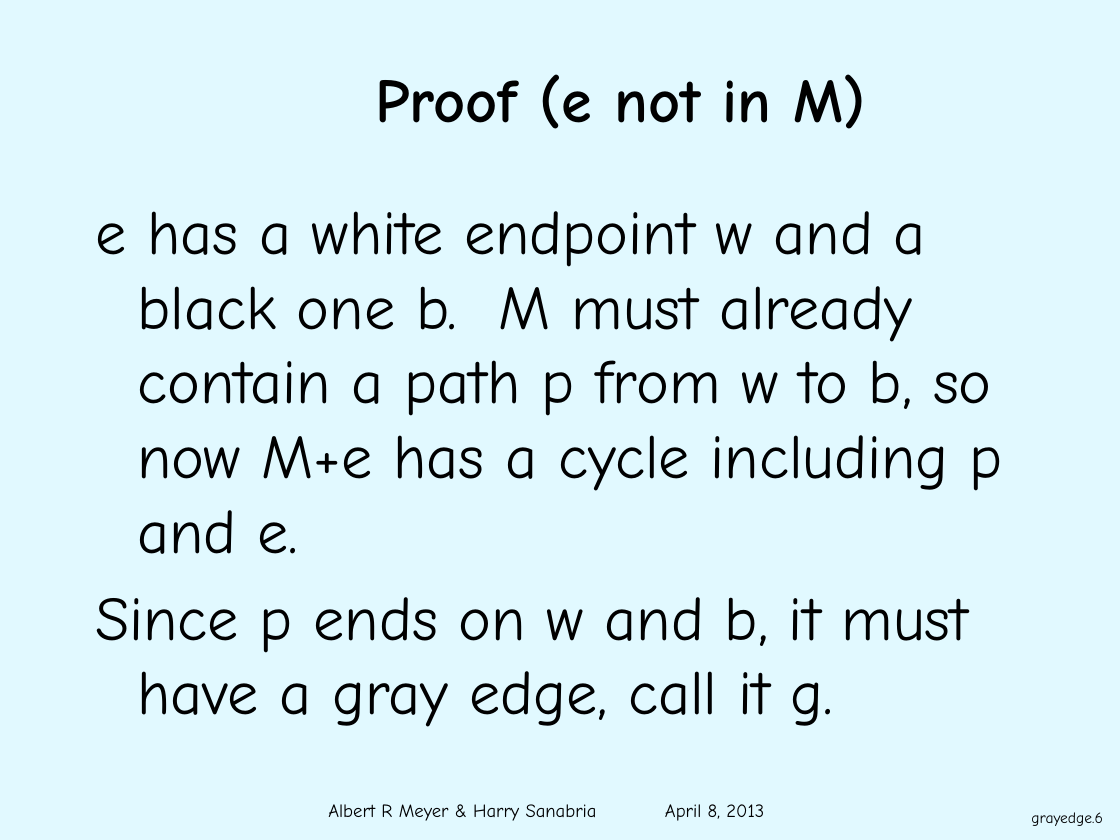
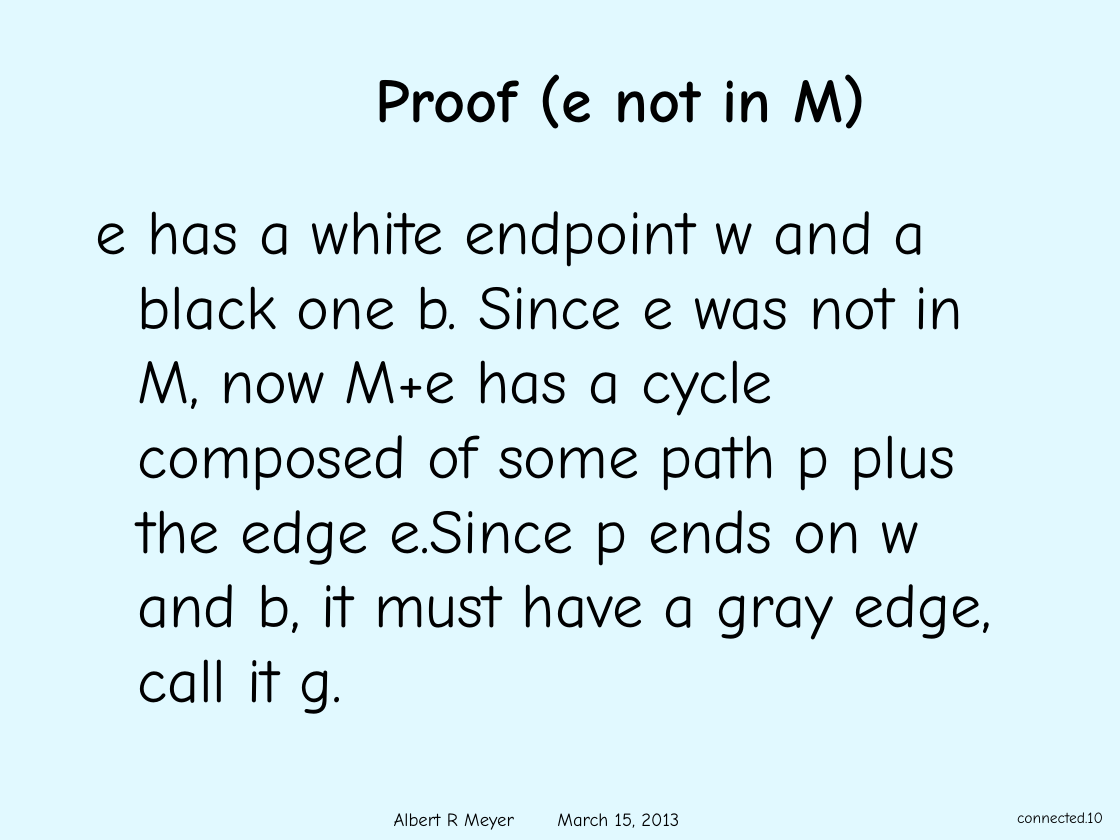
Before and after one commit to armeyer/mcs_web, a slide deck: slide 10 of spring13/slides13/gray-edges.pptx (slide 6 before the commit). Drawn at 1120x840 pixels with LibreOffice and Linux fonts; fonts in the diff are those of the drawing; background and template pictures are left out. Boxes give left, top, right and bottom in pixels: in the first picture for what was removed or moved away, otherwise in the second. Text is boxed around its words. In the diff, an @@ line names an element or a change of style, - is before the commit and + after.

Commit message:
edit draft gray-edges.pptx

```diff
--- a/spring13/slides13/gray-edges.pptx
+++ b/spring13/slides13/gray-edges.pptx
@@ text at [95,211,992,714]: text changed @@
-e has a white endpoint w and a black one b. M must already contain a path p from w to b, so now M+e has a cycle including p and e.
-Since p ends on w and b, it must have a gray edge, call it g.
+e has a white endpoint w and a black one b. Since e was not in M, now M+e has a cycle composed of some path p plus the edge e.Since p ends on w and b, it must have a gray edge, call it g.
@@ text at [394,813,679,830]: text changed @@
-Albert R Meyer & Harry Sanabria April 8, 2013
+Albert R Meyer March 15, 2013
@@ page number at [1017,812,1103,823]: text changed @@
-grayedge.6
+connected.10
```
Also in this commit, not shown: 10 other slides changed, 6 slides added, 1 other file.
